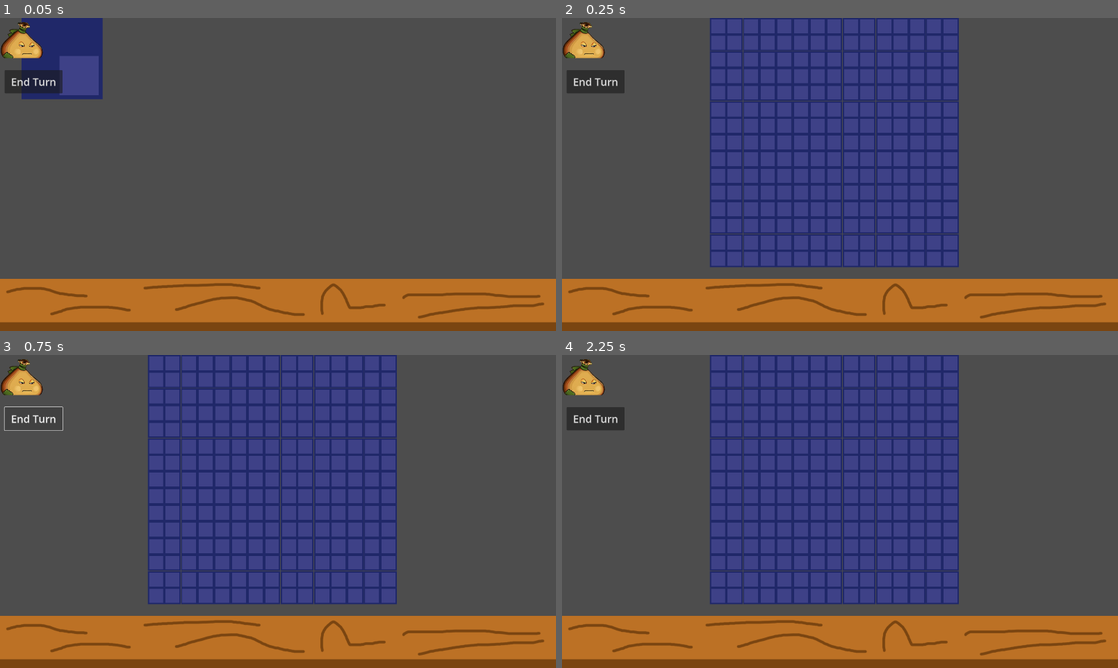
Above: before the commit, frames 1-4 (two rows, left to right).
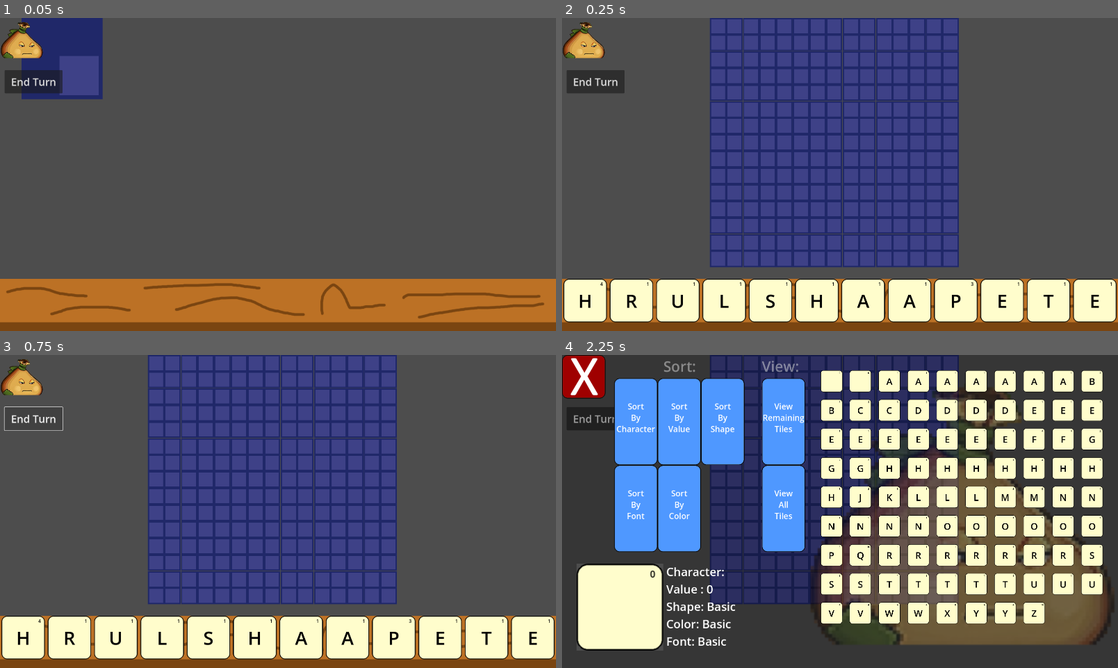
Above: after the commit, the same moments.

Repository: JRoeseph/Scribes
Game: Godot game, scene res://scenes/main_environment.tscn
The game is run twice, just before and just after one commit, with the same random seed, the same clock (stepped at 60 frames per second) and the same inputs.
Inputs (mouse positions are in pixels of both pictures, inside the frame that each line leads up to):
- Up to frame 1 (0.05 s): no input
- Up to frame 2 (0.25 s): no input
- Up to frame 3 (0.75 s): click "End Turn" at 0.5 s
- Up to frame 4 (2.25 s): click (584, 376) at 1.25 s; click (828, 380) at 2.02 s

Frame 1 is identical in both runs. In frame 2, 13% of the frame differs, in the area x 0-100%, y 83-98%; in frame 3, 13%; in frame 4, 83%, in the area x 0-100%, y 0-100%.
Error before the commit: Parse Error: Function "replenish_rack()" not found in base self. (res://scripts/main_environment.gd:162)

Commit message:
idk why this didn't get added with the other commit

Diff:
--- a/scripts/main_environment.gd
+++ b/scripts/main_environment.gd
@@ -304,3 +304,26 @@
 	tween.parallel().tween_property(bag_sprite, "self_modulate", new_alpha, 0.2)
 	tween.parallel().tween_property(bag_sprite, "position", new_position, 0.2)
 	tween.parallel().tween_property(bag_sprite, "scale", new_scale, 0.2)
+
+
+func _on_end_turn_button_pressed():
+	if verify_valid_play():
+		end_turn()
+
+
+func verify_valid_play() -> bool:
+	return true
+
+
+func end_turn():
+	board.lock_tiles()
+	replenish_rack()
+
+
+func replenish_rack():
+	for n in range(player.rack_size - rack_count):
+		var render_tile: BaseRenderTile = BaseRenderTile.instantiate()
+		render_tile.init_class(player.pull_tile())
+		rack_tiles.push_back(render_tile)
+		add_child(render_tile)
+	anim_render_rack()
